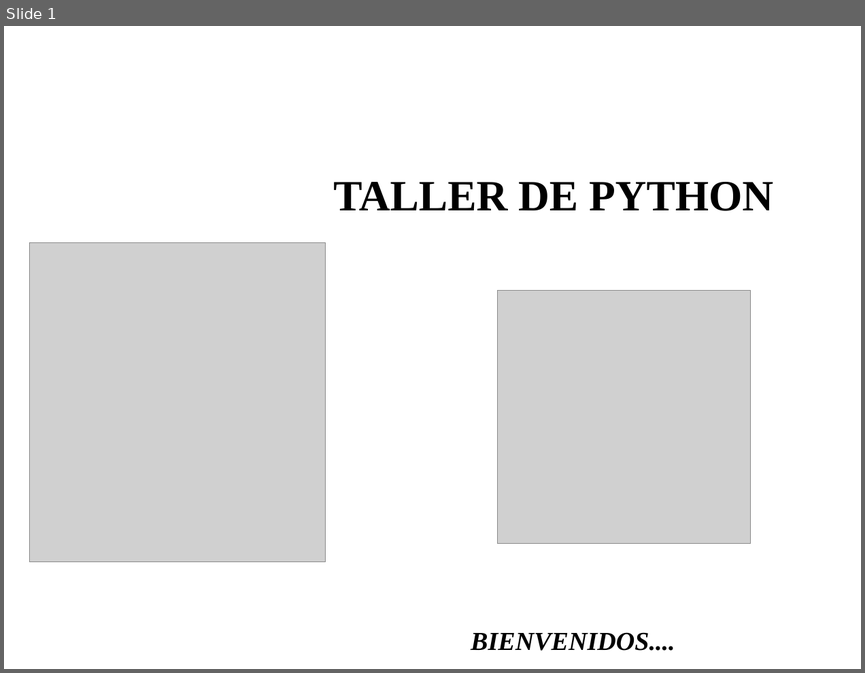
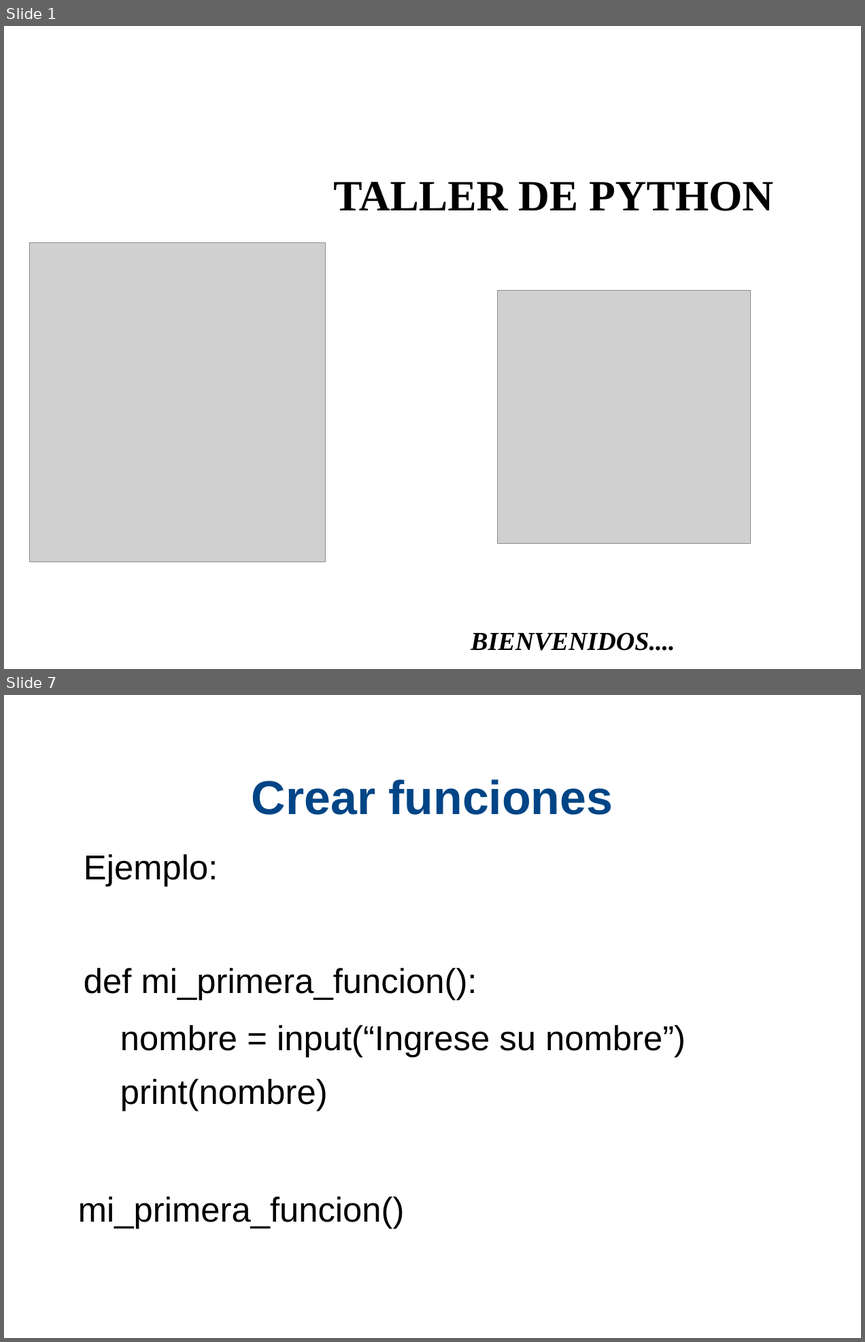
Before and after one commit to xDavidPM/Taller-Python, a slide deck: Python diapositiva dia 2.odp. Shown one above the other, each under a label of ours: slide 1 before the commit, slides 1 and 7 after it; the slides between them are not shown. The pictures are 865x673 and 865x1342 pixels, drawn with LibreOffice and Linux fonts; fonts in the diff are those of the drawing; grey boxes stand for pictures; background and template pictures are left out. Boxes give left, top, right and bottom in pixels: in the first picture for what was removed or moved away, otherwise in the second. Text is boxed around its words. In the diff, an @@ line names an element or a change of style, - is before the commit and + after.

```diff
--- a/Python diapositiva dia 2.odp
+++ b/Python diapositiva dia 2.odp
@@ slide 7 added at [4,695,861,1338], background #FFFFFF @@
@@ title added at [252,779,613,815], 44 pt, text #004586, bold @@
+Crear funciones
@@ text added at [84,854,685,1110], 32 pt, text #000000 @@
+Ejemplo:
+def mi_primera_funcion():
+  nombre = input(“Ingrese su nombre”)
+  print(nombre)
@@ text added at [78,1196,405,1228], 32 pt, text #000000 @@
+mi_primera_funcion()
```
Also in this commit, not shown: 1 slide changed, 13 other slides added, 3 other files.
